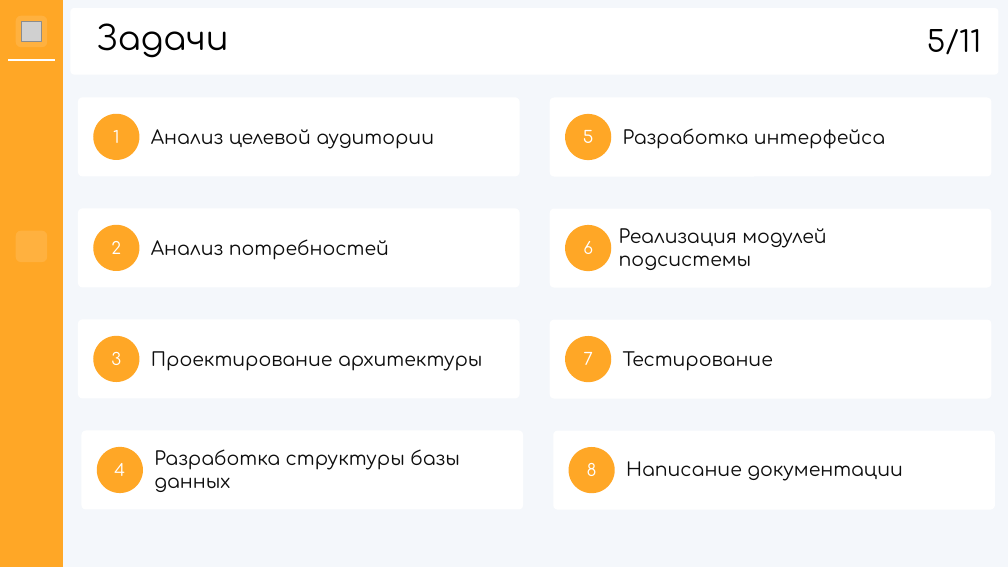
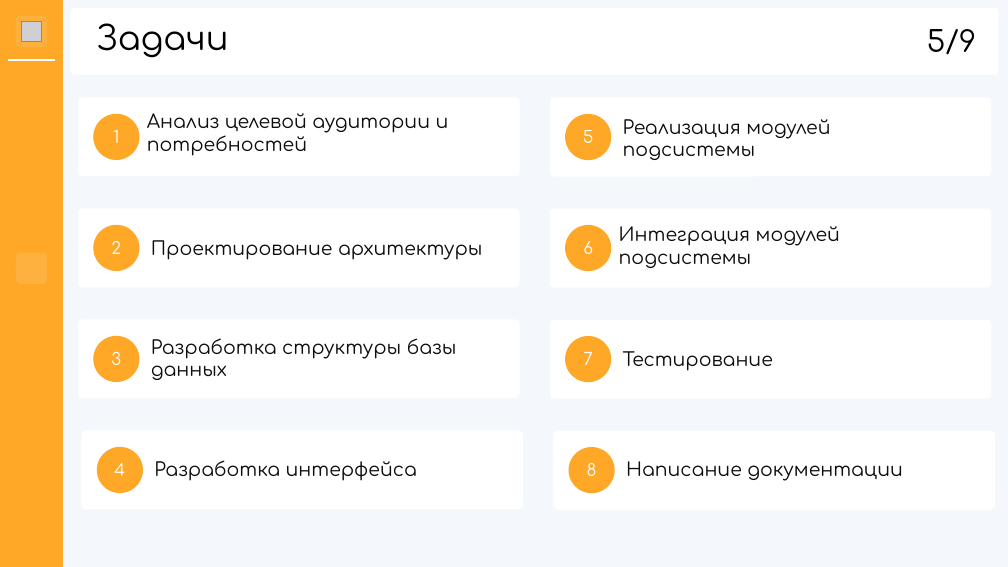
Before and after one commit to hhallva/cmdnt-website, a slide deck: slide 5 of КП/Презентация/Презентация.pptx. Drawn at 1008x567 pixels with LibreOffice and Linux fonts; fonts in the diff are those of the drawing; grey boxes stand for pictures; background and template pictures are left out. Boxes give left, top, right and bottom in pixels: in the first picture for what was removed or moved away, otherwise in the second. Text is boxed around its words. In the diff, an @@ line names an element or a change of style, - is before the commit and + after.

```diff
--- a/КП/Презентация/Презентация.pptx
+++ b/КП/Презентация/Презентация.pptx
@@ text at bbox=[927, 29, 976, 55]: text changed @@
-5/11
+5/9
@@ text at bbox=[147, 113, 449, 156]: text changed @@
-Анализ целевой аудитории
+Анализ целевой аудитории и потребностей
@@ text at bbox=[623, 119, 830, 160]: text changed @@
-Разработка интерфейса
+Реализация модулей подсистемы
@@ text at bbox=[619, 226, 840, 268]: text changed @@
-Реализация модулей подсистемы
+Интеграция модулей подсистемы
@@ rounded rectangle: place and size @@
-rounded rectangle at bbox=[16, 231, 48, 262]
+rounded rectangle at bbox=[16, 253, 48, 284]
@@ text at bbox=[151, 240, 482, 260]: text changed @@
-Анализ потребностей
+Проектирование архитектуры
@@ text at bbox=[151, 338, 457, 380]: text changed @@
-Проектирование архитектуры
+Разработка структуры базы данных
@@ text at bbox=[154, 460, 417, 481]: text changed @@
-Разработка структуры базы данных
+Разработка интерфейса
```
Also in this commit, not shown: 9 other slides changed, 1 slide removed, 2 other files.
